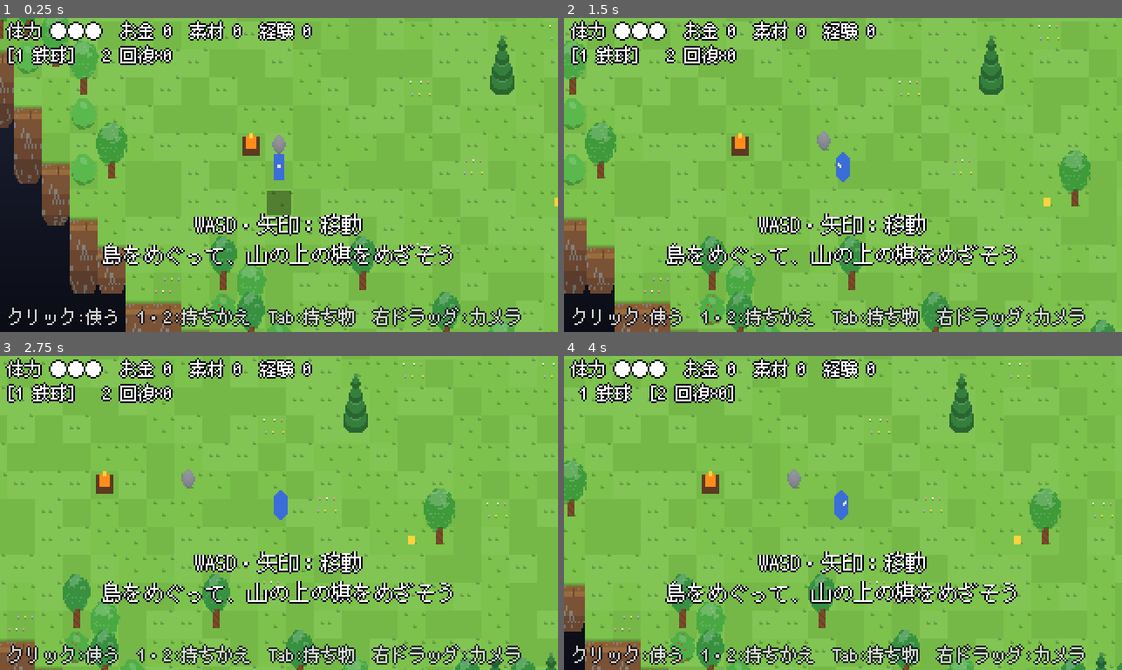
Above: before the commit, frames 1-4 (two rows, left to right).
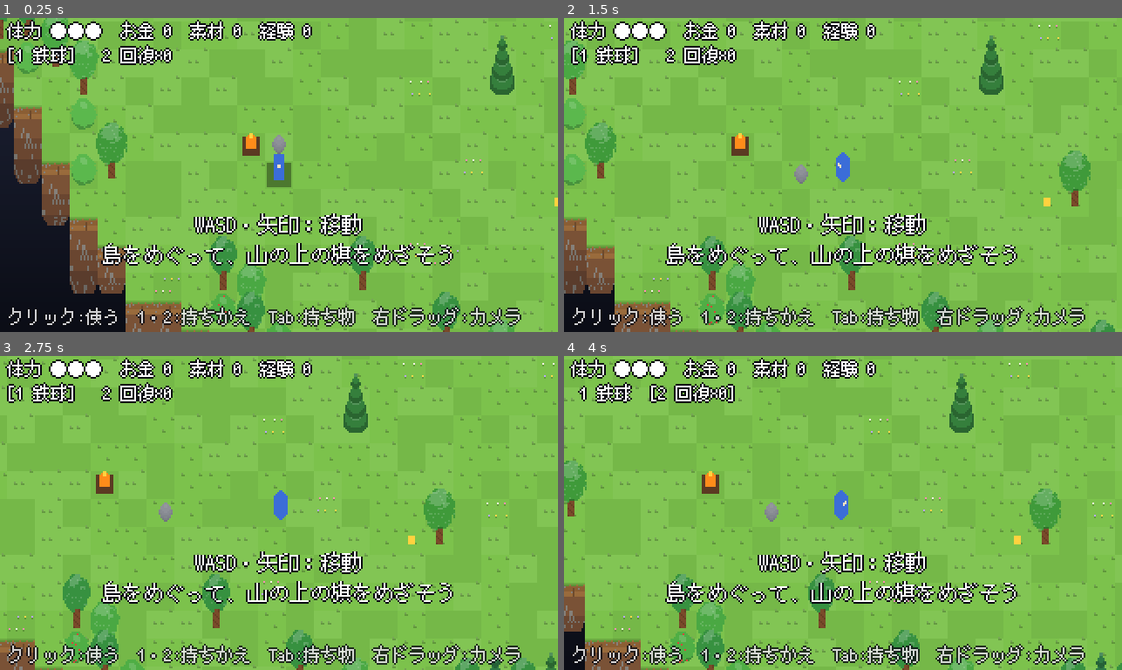
Above: after the commit, the same moments.

Repository: MiyazakiTakumi-724/dot-3d-game
Game: Godot game, scene res://scenes/area_02.tscn
Same seed, same stepped clock (60 frames per second), same inputs: the game is played once before the commit and once after it.
Inputs (mouse positions are in pixels of both pictures, inside the frame that each line leads up to):
- Up to frame 1 (0.25 s): no input
- Up to frame 2 (1.5 s): tap Enter at 0.5 s; move the mouse to (965, 159) at 0.52 s; hold Right 0.53-1.25 s; hold Shift 0.53-1.25 s; click (965, 159) at 0.67 s; drag from (731, 190) to (815, 237) at 1.27 s
- Up to frame 3 (2.75 s): tap Space at 2 s; move the mouse to (334, 443) at 2.02 s; hold Right from 2.03 s (still down); tap Ctrl at 2.1 s; click (334, 443) at 2.17 s
- Up to frame 4 (4 s): release Right at 2.75 s; drag from (815, 575) to (675, 465) at 2.77 s; tap Enter at 3.5 s; move the mouse to (1010, 560) at 3.52 s; hold Left from 3.53 s (still down); tap 2 at 3.6 s; click (1010, 560) at 3.67 s

The runs differ from the first frame. In frame 1, 0.6% of the frame differs, in the area x 47-53%, y 46-63%; in frame 2, 0.2%; in frame 3, 0.2%; in frame 4, 0.2%.

Commit message:
feat: 鉄球を手の届く範囲の好きな場所に落とせるようにする
Co-Authored-By: Claude Opus 5.5 <noreply@anthropic.com>
Claude-Session: https://claude.ai/code/session_01V8ZRqMy3Fk13HeuYJHLPNU

Diff:
--- a/scripts/game/area_02.gd
+++ b/scripts/game/area_02.gd
@@ -333,7 +333,7 @@
 		return false
 	match hotbar.selected:
 		Hotbar.Item.IRON_BALL:
-			return ball.rules_ball.drop(player.mover, map)
+			return ball.rules_ball.drop_at(player.mover, map, _aim_point())
 		Hotbar.Item.HEAL:
 			return use_heal()
 	return false
@@ -357,13 +357,17 @@
 		player.aim_screen = get_viewport().get_mouse_position()
 	else:
 		player.aim_screen = null
-	var target := player.mover.front_cell()
+	var target := IronBall.reach_point(player.mover.pos, _aim_point())
 	var show := playing and hotbar.selected == Hotbar.Item.IRON_BALL \
 		and ball.rules_ball.state == IronBall.State.HELD and IronBall.can_drop_at(target, map)
 	aim_marker.force_hidden = not show
 	if show:
-		aim_marker.world_pos = HeightMap.cell_center(target)
-		aim_marker.base_height = map.get_height(target)
+		aim_marker.world_pos = target
+		aim_marker.base_height = map.get_height(HeightMap.world_to_cell(target))
+
+## カーソルが指している地面の点。
+func _aim_point() -> Vector2:
+	return camera.pick_ground(get_viewport().get_mouse_position(), map, 8)
 
 ## 死亡処理を始める。墓石を置き（古い墓石は消える）、操作を止める。
 func kill_player(fell: bool) -> void:
@@ -466,12 +470,12 @@
 	_world.add_child(s)
 	_bullets.append([b, s])
 
-func _on_ball_landed(cell: Vector2i, damage: int) -> void:
-	if map.is_grave(cell):
+func _on_ball_landed(land_pos: Vector2, damage: int) -> void:
+	if run.grave != null and IronBall.touches_cell(land_pos, run.grave.cell):
 		_remove_grave_marker()  # 墓石のマスを空けてから中身を戻す（break_grave で grave が null になるため）
 		run.break_grave()
 	for e in enemies:
-		if is_instance_valid(e) and e.walker.alive and e.walker.cell() == cell and e.walker.height == ball.rules_ball.height:
+		if is_instance_valid(e) and e.walker.alive and IronBall.hits(land_pos, ball.rules_ball.height, e.walker.pos, e.walker.height):
 			e.walker.take_damage(damage)
 
 func _remove_grave_marker() -> void:
--- a/scripts/game/ball.gd
+++ b/scripts/game/ball.gd
@@ -31,7 +31,7 @@
 		base_height = player.mover.height
 		lift_px = HELD_LIFT_PX
 	else:
-		world_pos = HeightMap.cell_center(rules_ball.cell)
+		world_pos = rules_ball.pos
 		base_height = rules_ball.height
 		lift_px = rules_ball.remaining_fall_levels() * LEVEL_PX
 	super._process(delta)
--- a/scripts/game/stage_01.gd
+++ b/scripts/game/stage_01.gd
@@ -106,7 +106,7 @@
 	var z_down := Input.is_physical_key_pressed(KEY_Z)
 	if player.hp > 0:
 		if x_down and not _x_was_down:
-			ball.rules_ball.drop(player.mover, map)
+			ball.rules_ball.drop_at(player.mover, map, HeightMap.cell_center(player.mover.front_cell()))
 		if z_down and not _z_was_down:
 			ball.rules_ball.try_pick_up(player.mover)
 	_x_was_down = x_down
@@ -141,9 +141,9 @@
 	_world.add_child(s)
 	_bullets.append([b, s])
 
-func _on_ball_landed(cell: Vector2i, damage: int) -> void:
+func _on_ball_landed(land_pos: Vector2, damage: int) -> void:
 	for e in enemies:
-		if is_instance_valid(e) and e.walker.alive and e.walker.cell() == cell and e.walker.height == ball.rules_ball.height:
+		if is_instance_valid(e) and e.walker.alive and IronBall.hits(land_pos, ball.rules_ball.height, e.walker.pos, e.walker.height):
 			e.walker.take_damage(damage)
 
 func _on_enemy_died() -> void:
--- a/scripts/render/stack_camera.gd
+++ b/scripts/render/stack_camera.gd
@@ -40,6 +40,16 @@
 func screen_to_world(screen: Vector2, height_px: float) -> Vector2:
 	return focus + (screen - SCREEN_CENTER + Vector2(0, height_px - focus_height)).rotated(angle)
 
+## 画面の点に見えている地面の点。高い段から順に、その高さの面の上の点を求め、
+## そこのマスがちょうどその高さなら、それが見えている地面。なければ高さ0の面の点。
+func pick_ground(screen: Vector2, map: HeightMap, max_h: int) -> Vector2:
+	for h in range(max_h, -1, -1):
+		var w := screen_to_world(screen, h * StackSprite.LEVEL_PX)
+		var c := HeightMap.world_to_cell(w)
+		if map.in_bounds(c) and not map.is_void(c) and map.get_height(c) == h:
+			return w
+	return screen_to_world(screen, 0)
+
 ## 画面上の向き（例：上キー = Vector2.UP）をワールドの向きに変える。
 func screen_dir_to_world(dir: Vector2) -> Vector2:
 	return dir.rotated(angle)
--- a/scripts/rules/iron_ball.gd
+++ b/scripts/rules/iron_ball.gd
@@ -1,19 +1,23 @@
 class_name IronBall
 extends RefCounted
-## 鉄球。目の前のマスに落とすだけ。落ちた段数でダメージが決まり、拾い直すまで使えない。
+## 鉄球。手の届く範囲（体の中心から24px）の好きな場所に落とす。マス目には合わせない。
+## 落ちた段数でダメージが決まり、拾い直すまで使えない。
 
 enum State { HELD, FALLING, ON_GROUND }
 
-signal landed(cell: Vector2i, damage: int)
+signal landed(pos: Vector2, damage: int)
 
 const SECONDS_PER_LEVEL := 0.1
 const MIN_FALL_TIME := 0.05
 const RETURN_AFTER := 1.0  ## 登れない所に落ちた鉄球が足元へ戻るまでの秒数
+const REACH_PX := 24.0  ## 届く距離（1.5マス）
+const HIT_RADIUS := 8.0  ## 落ちた点からこの半径の中にいる、同じ高さのものに当たる
+const PICK_RADIUS := 6.0  ## 体の中心がこの距離まで近づくと拾う
 
 var state: State = State.HELD
 ## 強い鉄球か。ダメージが「落ちた段数＋2」になる。切り替えは手に持っているときだけ。
 var strong := false
-var cell: Vector2i
+var pos: Vector2 = Vector2.ZERO
 var height: int = 0
 var fall_levels: int = 0
 var _timer: float = 0.0
@@ -36,21 +40,43 @@
 	state = State.HELD
 	_unreachable_for = 0.0
 
-## そのマスに鉄球を落とせるか。マップの外・奈落・水・壁には落とせない。
+func cell() -> Vector2i:
+	return HeightMap.world_to_cell(pos)
+
+## from から target へ、届く所まで縮めた点。
+static func reach_point(from: Vector2, target: Vector2) -> Vector2:
+	var d := target - from
+	if d.length() <= REACH_PX:
+		return target
+	return from + d.normalized() * REACH_PX
+
+## その点に鉄球を落とせるか。マップの外・奈落・水・壁には落とせない。
 ## 墓石は壁と同じく通れないが、鉄球を落として壊せる。
-static func can_drop_at(target: Vector2i, map: HeightMap) -> bool:
+static func can_drop_at(point: Vector2, map: HeightMap) -> bool:
+	var target := HeightMap.world_to_cell(point)
 	if not map.in_bounds(target) or map.is_pit(target) or map.is_water(target):
 		return false
 	return map.is_grave(target) or not map.is_wall(target)
 
-func drop(player: PlayerMover, map: HeightMap) -> bool:
+## 落ちた点（高さ land_h）が、other_pos に立つ高さ other_h のものに当たるか。
+static func hits(land_pos: Vector2, land_h: int, other_pos: Vector2, other_h: int) -> bool:
+	return land_h == other_h and land_pos.distance_to(other_pos) < HIT_RADIUS
+
+## 落ちた点から半径の中に、そのマスの四角がかかるか（墓石を壊すのに使う）。
+static func touches_cell(land_pos: Vector2, c: Vector2i) -> bool:
+	var lo := Vector2(c) * HeightMap.CELL_PX
+	var nearest := land_pos.clamp(lo, lo + Vector2.ONE * HeightMap.CELL_PX)
+	return land_pos.distance_to(nearest) <= HIT_RADIUS
+
+## target（カーソルの地面の点）に向けて落とす。届かなければ届く一番遠い所。
+func drop_at(player: PlayerMover, map: HeightMap, target: Vector2) -> bool:
 	if state != State.HELD:
 		return false
-	var target := player.front_cell()
-	if not can_drop_at(target, map):
+	var p := reach_point(player.pos, target)
+	if not can_drop_at(p, map):
 		return false
-	cell = target
-	height = map.get_height(target)
+	pos = p
+	height = map.get_height(cell())
 	fall_levels = player.height - height
 	_fall_time = maxf(MIN_FALL_TIME, fall_levels * SECONDS_PER_LEVEL)
 	_timer = _fall_time
@@ -64,21 +90,21 @@
 			if _timer <= 0.0:
 				state = State.ON_GROUND
 				_unreachable_for = 0.0
-				landed.emit(cell, damage_for(fall_levels, strong))
+				landed.emit(pos, damage_for(fall_levels, strong))
 		State.ON_GROUND:
 			if rules.can_step(player.height, height):
 				_unreachable_for = 0.0
 				return
 			_unreachable_for += delta
 			if _unreachable_for >= RETURN_AFTER:
-				cell = player.cell()
+				pos = player.pos
 				height = player.height
 				_unreachable_for = 0.0
 
 func try_pick_up(player: PlayerMover) -> bool:
 	if state != State.ON_GROUND:
 		return false
-	if player.cell() != cell or player.height != height:
+	if player.pos.distance_to(pos) > PICK_RADIUS or player.height != height:
 		return false
 	state = State.HELD
 	return true
--- a/tests/test_area_02.gd
+++ b/tests/test_area_02.gd
@@ -63,7 +63,7 @@
 	p.place(Vector2i(c.x - 1, c.y))
 	p.facing = Vector2.RIGHT
 	var ball: IronBall = area.ball.rules_ball
-	assert_true(ball.drop(p, area.map))
+	assert_true(ball.drop_at(p, area.map, HeightMap.cell_center(p.front_cell())))
 	ball.update(1.0, p, area.map, area.rules)
 	assert_null(area.run.grave)
 	assert_false(area.map.is_wall(c))
@@ -91,7 +91,7 @@
 	ball.set_strong(true)
 	var p: PlayerMover = area.player.mover
 	p.facing = Vector2.RIGHT
-	ball.drop(p, area.map)
+	ball.drop_at(p, area.map, HeightMap.cell_center(p.front_cell()))
 	area.kill_player(false)
 	_finish_death()
 	assert_eq(ball.state, IronBall.State.HELD)
@@ -246,11 +246,6 @@
 	b.update(1.0, p, area.map, area.rules)
 	return b
 
-func test_left_click_item_drops_ball():
-	var b := _drop_right_of_start()
-	assert_eq(b.state, IronBall.State.ON_GROUND)
-	assert_eq(b.cell, _beside_start(2))
-
 func test_heal_slot_uses_heal():
 	area.run.inventory.heals = 1
 	area.player.mover.place(area.goal)
@@ -260,23 +255,6 @@
 	assert_eq(area.player.hp, 2)
 	assert_eq(area.ball.rules_ball.state, IronBall.State.HELD)
 
-func test_walk_over_ball_picks_it_up():
-	var b := _drop_right_of_start()
-	area.player.mover.place(_beside_start(2))
-	area._process(0.016)
-	assert_eq(b.state, IronBall.State.HELD)
-
-func test_equip_applies_when_ball_back_in_hand():
-	area.run.inventory.has_strong_ball = true
-	var b := _drop_right_of_start()
-	assert_true(area.menu.choose_ball(true))
-	area._process(0.016)
-	assert_false(b.strong)
-	area.player.mover.place(_beside_start(2))
-	area._process(0.016)
-	assert_eq(b.state, IronBall.State.HELD)
-	assert_true(b.strong)
-
 func test_inventory_pauses_and_closes():
 	assert_true(area.open_inventory())
 	assert_true(get_tree().paused)
@@ -297,17 +275,6 @@
 	assert_true(area.menu.choose_ball(true))
 	assert_true(area.run.inventory.equipped_strong)
 
-func test_aim_marker_on_drop_cell():
-	var p: PlayerMover = area.player.mover
-	p.place(_beside_start(1))
-	p.facing = Vector2.RIGHT
-	area._process(0.016)
-	assert_false(area.aim_marker.force_hidden)
-	assert_eq(area.aim_marker.world_pos, HeightMap.cell_center(_beside_start(2)))
-	area.hotbar.select_slot(2)
-	area._process(0.016)
-	assert_true(area.aim_marker.force_hidden)
-
 ## 最初のステージの敵は、体力1で撃たない
 func test_area_enemies_have_one_hp_and_do_not_shoot():
 	assert_eq(area.ENEMY_HP, 1)
--- a/tests/test_iron_ball.gd
+++ b/tests/test_iron_ball.gd
@@ -14,6 +14,10 @@
 	p.facing = facing
 	return p
 
+## 目の前のマスの中心（試作1と同じ落とし方）
+func _front(p: PlayerMover) -> Vector2:
+	return HeightMap.cell_center(p.front_cell())
+
 func test_damage_table():
 	assert_eq(IronBall.damage_for(0), 1)
 	assert_eq(IronBall.damage_for(3), 4)
@@ -23,21 +27,21 @@
 	var p := _player_at(Vector2i(1, 1), Vector2.RIGHT)
 	var b := IronBall.new()
 	watch_signals(b)
-	assert_true(b.drop(p, map))
+	assert_true(b.drop_at(p, map, _front(p)))
 	b.update(1.0, p, map, rules)
-	assert_signal_emitted_with_parameters(b, "landed", [Vector2i(2, 1), 4])
+	assert_signal_emitted_with_parameters(b, "landed", [HeightMap.cell_center(Vector2i(2, 1)), 4])
 	assert_eq(b.state, IronBall.State.ON_GROUND)
 
 func test_cannot_reuse_until_picked():
 	var p := _player_at(Vector2i(1, 1), Vector2.RIGHT)
 	var b := IronBall.new()
-	b.drop(p, map)
-	assert_false(b.drop(p, map))
+	b.drop_at(p, map, _front(p))
+	assert_false(b.drop_at(p, map, _front(p)))
 
 func test_pick_up_returns_to_held():
 	var p := _player_at(Vector2i(1, 1), Vector2.RIGHT)
 	var b := IronBall.new()
-	b.drop(p, map)
+	b.drop_at(p, map, _front(p))
 	b.update(1.0, p, map, rules)
 	p.move(Vector2(16, 0))
 	assert_true(b.try_pick_up(p))
@@ -46,50 +50,50 @@
 func test_cannot_pick_up_from_other_cell():
 	var p := _player_at(Vector2i(1, 1), Vector2.RIGHT)
 	var b := IronBall.new()
-	b.drop(p, map)
+	b.drop_at(p, map, _front(p))
 	b.update(1.0, p, map, rules)
 	assert_false(b.try_pick_up(p))
 
 func test_drop_outside_map_keeps_ball():
 	var p := _player_at(Vector2i(0, 0), Vector2.LEFT)
 	var b := IronBall.new()
-	assert_false(b.drop(p, map))
+	assert_false(b.drop_at(p, map, _front(p)))
 	assert_eq(b.state, IronBall.State.HELD)
 
 func test_drop_into_wall_keeps_ball():
 	map.set_wall(Vector2i(2, 1), true)
 	var p := _player_at(Vector2i(1, 1), Vector2.RIGHT)
 	var b := IronBall.new()
-	assert_false(b.drop(p, map))
+	assert_false(b.drop_at(p, map, _front(p)))
 
 func test_drop_onto_higher_cell_uses_min_damage():
 	map.set_height(Vector2i(2, 1), 1)
 	var p := _player_at(Vector2i(1, 1), Vector2.RIGHT)
 	var b := IronBall.new()
 	watch_signals(b)
-	b.drop(p, map)
+	b.drop_at(p, map, _front(p))
 	b.update(1.0, p, map, rules)
-	assert_signal_emitted_with_parameters(b, "landed", [Vector2i(2, 1), 1])
+	assert_signal_emitted_with_parameters(b, "landed", [HeightMap.cell_center(Vector2i(2, 1)), 1])
 	assert_eq(b.height, 1)
 
 func test_unreachable_ball_returns_to_player():
 	map.set_height(Vector2i(2, 1), 2)
 	var p := _player_at(Vector2i(1, 1), Vector2.RIGHT)
 	var b := IronBall.new()
-	b.drop(p, map)
+	b.drop_at(p, map, _front(p))
 	b.update(1.0, p, map, rules)  # 着地
 	b.update(1.5, p, map, rules)  # 1秒以上届かない
-	assert_eq(b.cell, Vector2i(1, 1))
+	assert_eq(b.cell(), Vector2i(1, 1))
 	assert_eq(b.height, 0)
 	assert_eq(b.state, IronBall.State.ON_GROUND)
 
 func test_reachable_ball_stays():
 	var p := _player_at(Vector2i(1, 1), Vector2.RIGHT)
 	var b := IronBall.new()
-	b.drop(p, map)
+	b.drop_at(p, map, _front(p))
 	b.update(1.0, p, map, rules)
 	b.update(1.5, p, map, rules)
-	assert_eq(b.cell, Vector2i(2, 1))
+	assert_eq(b.cell(), Vector2i(2, 1))
 
 func test_strong_damage_table():
 	assert_eq(IronBall.damage_for(0, true), 2)
@@ -100,7 +104,7 @@
 	var p := _player_at(Vector2i(1, 1), Vector2.RIGHT)
 	var b := IronBall.new()
 	assert_true(b.set_strong(true))
-	b.drop(p, map)
+	b.drop_at(p, map, _front(p))
 	assert_false(b.set_strong(false))
 	assert_true(b.strong)
 
@@ -109,41 +113,85 @@
 	var b := IronBall.new()
 	b.set_strong(true)
 	watch_signals(b)
-	b.drop(p, map)
+	b.drop_at(p, map, _front(p))
 	b.update(1.0, p, map, rules)
-	assert_signal_emitted_with_parameters(b, "landed", [Vector2i(2, 1), 2])
+	assert_signal_emitted_with_parameters(b, "landed", [HeightMap.cell_center(Vector2i(2, 1)), 2])
 
 func test_cannot_drop_into_pit():
 	map.set_pit(Vector2i(2, 1), true)
 	var p := _player_at(Vector2i(1, 1), Vector2.RIGHT)
 	var b := IronBall.new()
-	assert_false(b.drop(p, map))
+	assert_false(b.drop_at(p, map, _front(p)))
 	assert_eq(b.state, IronBall.State.HELD)
 
 func test_can_drop_onto_grave():
 	map.set_blocker(Vector2i(2, 1), HeightMap.Blocker.GRAVE)
 	var p := _player_at(Vector2i(1, 1), Vector2.RIGHT)
 	var b := IronBall.new()
-	assert_true(b.drop(p, map))
+	assert_true(b.drop_at(p, map, _front(p)))
 
 func test_cannot_drop_onto_door():
 	map.set_blocker(Vector2i(2, 1), HeightMap.Blocker.DOOR)
 	var p := _player_at(Vector2i(1, 1), Vector2.RIGHT)
-	assert_false(IronBall.new().drop(p, map))
+	assert_false(IronBall.new().drop_at(p, map, _front(p)))
 
 func test_return_to_hand():
 	var p := _player_at(Vector2i(1, 1), Vector2.RIGHT)
 	var b := IronBall.new()
-	b.drop(p, map)
+	b.drop_at(p, map, _front(p))
 	b.return_to_hand()
 	assert_eq(b.state, IronBall.State.HELD)
 
 func test_cannot_drop_into_water():
 	map.set_water(Vector2i(2, 1), true)
 	var p := _player_at(Vector2i(1, 1), Vector2.RIGHT)
-	assert_false(IronBall.new().drop(p, map))
+	assert_false(IronBall.new().drop_at(p, map, _front(p)))
 
 func test_cannot_drop_into_void():
 	var m := HeightMap.new(Vector2i(4, 4))
 	m.set_void(Vector2i(2, 1), true)
-	assert_false(IronBall.can_drop_at(Vector2i(2, 1), m))
+	assert_false(IronBall.can_drop_at(HeightMap.cell_center(Vector2i(2, 1)), m))
+
+func test_reach_point_clamps_to_24px():
+	assert_eq(IronBall.reach_point(Vector2.ZERO, Vector2(100, 0)), Vector2(24, 0))
+	assert_eq(IronBall.reach_point(Vector2.ZERO, Vector2(10, 5)), Vector2(10, 5))
+
+func test_drop_at_free_position_from_ledge():
+	map.set_height(Vector2i(1, 1), 3)
+	var p := _player_at(Vector2i(1, 1), Vector2.RIGHT)
+	var b := IronBall.new()
+	watch_signals(b)
+	var target := p.pos + Vector2(13, 3)  # 隣のマス（高さ0）の、中心でない点
+	assert_true(b.drop_at(p, map, target))
+	b.update(1.0, p, map, rules)
+	assert_signal_emitted_with_parameters(b, "landed", [target, 4])
+
+func test_drop_at_far_cursor_lands_at_reach():
+	var p := _player_at(Vector2i(1, 1), Vector2.RIGHT)
+	var b := IronBall.new()
+	b.drop_at(p, map, p.pos + Vector2(200, 0))
+	assert_eq(b.pos, p.pos + Vector2(24, 0))
+
+func test_cannot_drop_on_water_point():
+	map.set_water(Vector2i(2, 1), true)
+	var p := _player_at(Vector2i(1, 1), Vector2.RIGHT)
+	assert_false(IronBall.new().drop_at(p, map, p.pos + Vector2(16, 0)))
+
+func test_hits_needs_same_height_and_8px():
+	assert_true(IronBall.hits(Vector2.ZERO, 1, Vector2(7, 0), 1))
+	assert_false(IronBall.hits(Vector2.ZERO, 1, Vector2(9, 0), 1))
+	assert_false(IronBall.hits(Vector2.ZERO, 1, Vector2(2, 0), 2))
+
+func test_touches_cell_within_radius():
+	# マス(2,1)は x 32〜48。点 x=26 は8px以内
+	assert_true(IronBall.touches_cell(Vector2(26, 24), Vector2i(2, 1)))
+	assert_false(IronBall.touches_cell(Vector2(20, 24), Vector2i(2, 1)))
+
+func test_pick_up_within_6px():
+	var p := _player_at(Vector2i(1, 1), Vector2.RIGHT)
+	var b := IronBall.new()
+	b.drop_at(p, map, p.pos + Vector2(10, 0))
+	b.update(1.0, p, map, rules)
+	assert_false(b.try_pick_up(p))
+	p.pos += Vector2(5, 0)
+	assert_true(b.try_pick_up(p))
--- a/tests/test_stack_camera.gd
+++ b/tests/test_stack_camera.gd
@@ -54,3 +54,18 @@
 		c.follow(Vector2(10, 10), 40.0, 0.016)
 	assert_almost_eq(c.focus_height, 40.0, 0.5)
 	assert_eq(c.focus, Vector2(10, 10))
+
+func test_pick_ground_prefers_high_cell_under_cursor():
+	var m := HeightMap.new(Vector2i(4, 4))
+	m.set_height(Vector2i(1, 1), 2)
+	var cam := _cam()
+	cam.focus = HeightMap.cell_center(Vector2i(1, 1))
+	var screen := cam.world_to_screen(HeightMap.cell_center(Vector2i(1, 1)), 16)
+	assert_eq(HeightMap.world_to_cell(cam.pick_ground(screen, m, 8)), Vector2i(1, 1))
+
+func test_pick_ground_falls_to_low_cell():
+	var m := HeightMap.new(Vector2i(4, 4))
+	var cam := _cam()
+	cam.focus = HeightMap.cell_center(Vector2i(2, 2))
+	var screen := cam.world_to_screen(HeightMap.cell_center(Vector2i(2, 2)), 0)
+	assert_eq(cam.pick_ground(screen, m, 8), HeightMap.cell_center(Vector2i(2, 2)))
--- a/tests/test_stage_01.gd
+++ b/tests/test_stage_01.gd
@@ -17,7 +17,7 @@
 	p.height = 3
 	p.facing = Vector2.DOWN
 	var b: IronBall = stage.ball.rules_ball
-	assert_true(b.drop(p, stage.map))
+	assert_true(b.drop_at(p, stage.map, HeightMap.cell_center(p.front_cell())))
 	b.update(1.0, p, stage.map, stage.rules)
 	assert_false(e.walker.alive)
 	assert_eq(stage.state.enemies_left, 2)
@@ -30,7 +30,7 @@
 	p.height = 0
 	p.facing = Vector2.RIGHT
 	var b: IronBall = stage.ball.rules_ball
-	b.drop(p, stage.map)
+	b.drop_at(p, stage.map, HeightMap.cell_center(p.front_cell()))
 	b.update(1.0, p, stage.map, stage.rules)
 	assert_true(e.walker.alive)
 	assert_eq(e.walker.hp, 2)
